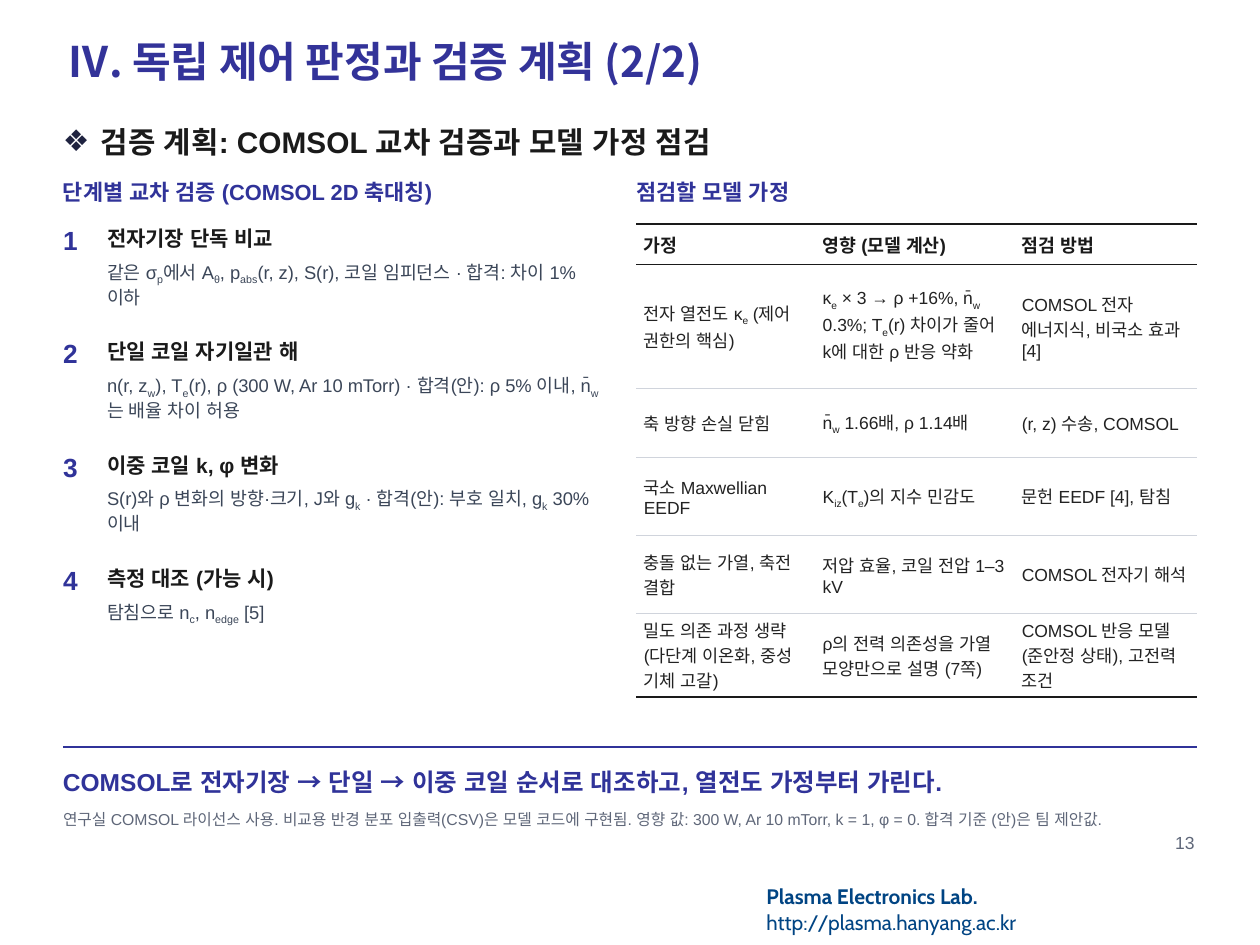
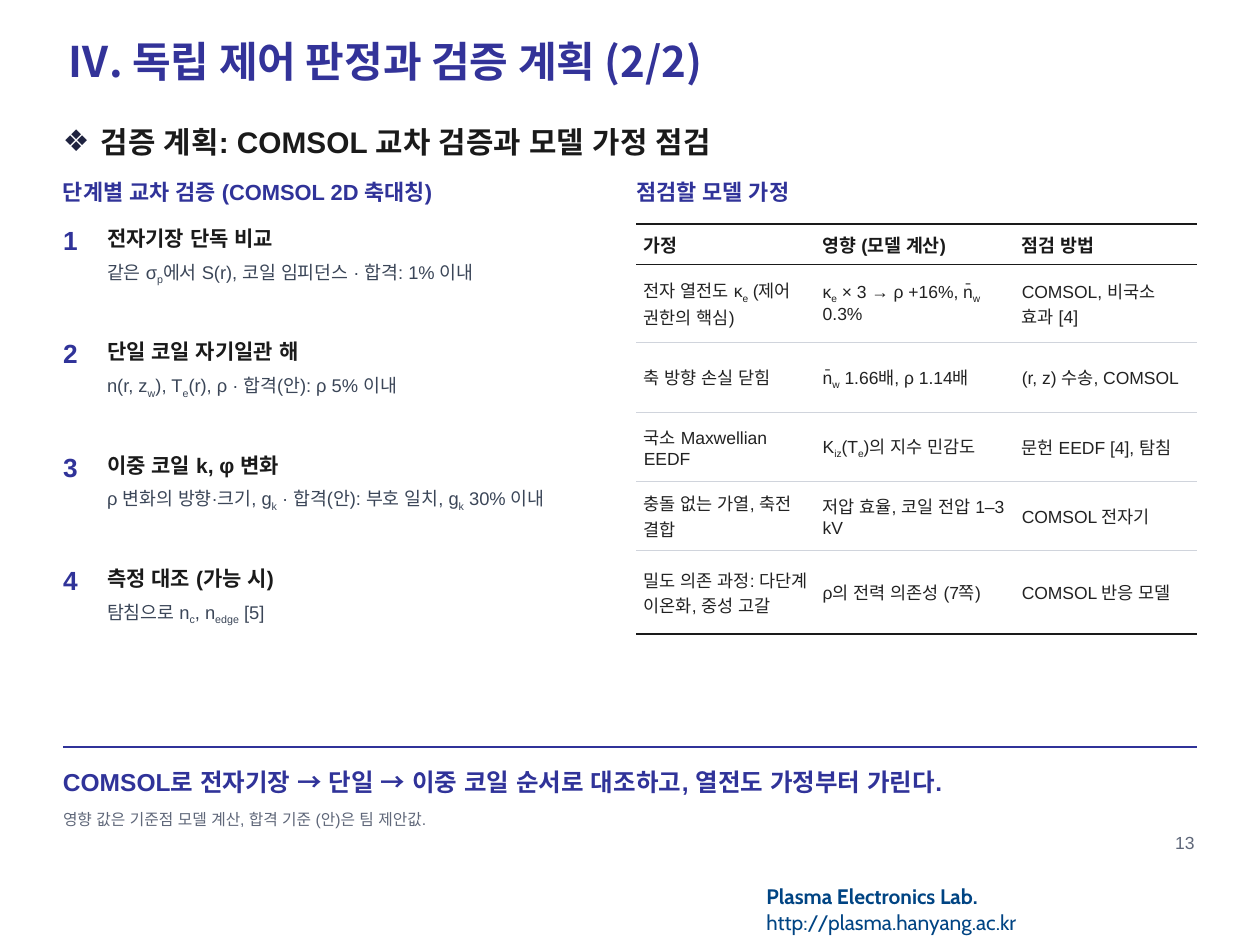
Before and after one commit to garlicjam-pyo/plasma, a slide deck: slide 13 of presentations/1차발표_피드백반영판.pptx. Drawn at 1260x945 pixels with LibreOffice and Linux fonts; fonts in the diff are those of the drawing; background and template pictures are left out. Boxes give left, top, right and bottom in pixels: in the first picture for what was removed or moved away, otherwise in the second. Text is boxed around its words. In the diff, an @@ line names an element or a change of style, - is before the commit and + after.

```diff
--- a/presentations/1차발표_피드백반영판.pptx
+++ b/presentations/1차발표_피드백반영판.pptx
@@ table at bbox=[636, 224, 1197, 629] @@
-row 2, column 2: κe × 3 → ρ +16%, n̄w 0.3%; Te(r) 차이가 줄어 k에 대한 ρ 반응 약화
+row 2, column 2: κe × 3 → ρ +16%, n̄w 0.3%
-row 2, column 3: COMSOL 전자 에너지식, 비국소 효과 [4]
+row 2, column 3: COMSOL, 비국소 효과 [4]
-row 5, column 3: COMSOL 전자기 해석
+row 5, column 3: COMSOL 전자기
-row 6: 밀도 의존 과정 생략 (다단계 이온화, 중성 기체 고갈) | ρ의 전력 의존성을 가열 모양만으로 설명 (7쪽) | COMSOL 반응 모델 (준안정 상태), 고전력 조건
+row 6: 밀도 의존 과정: 다단계 이온화, 중성 고갈 | ρ의 전력 의존성 (7쪽) | COMSOL 반응 모델
@@ text at bbox=[107, 263, 474, 283]: text changed @@
-같은 σp에서 Aθ, pabs(r, z), S(r), 코일 임피던스 · 합격: 차이 1% 이하
+같은 σp에서 S(r), 코일 임피던스 · 합격: 1% 이내
@@ text at bbox=[107, 376, 397, 396]: text changed @@
-n(r, zw), Te(r), ρ (300 W, Ar 10 mTorr) · 합격(안): ρ 5% 이내, n̄w는 배율 차이 허용
+n(r, zw), Te(r), ρ · 합격(안): ρ 5% 이내
@@ text at bbox=[107, 489, 545, 509]: text changed @@
-S(r)와 ρ 변화의 방향·크기, J와 gk · 합격(안): 부호 일치, gk 30% 이내
+ρ 변화의 방향·크기, gk · 합격(안): 부호 일치, gk 30% 이내
@@ text at bbox=[63, 812, 426, 828]: text changed @@
-연구실 COMSOL 라이선스 사용. 비교용 반경 분포 입출력(CSV)은 모델 코드에 구현됨. 영향 값: 300 W, Ar 10 mTorr, k = 1, φ = 0. 합격 기준 (안)은 팀 제안값.
+영향 값은 기준점 모델 계산, 합격 기준 (안)은 팀 제안값.
```
Also in this commit, not shown: 13 other slides changed, 10 other files.
